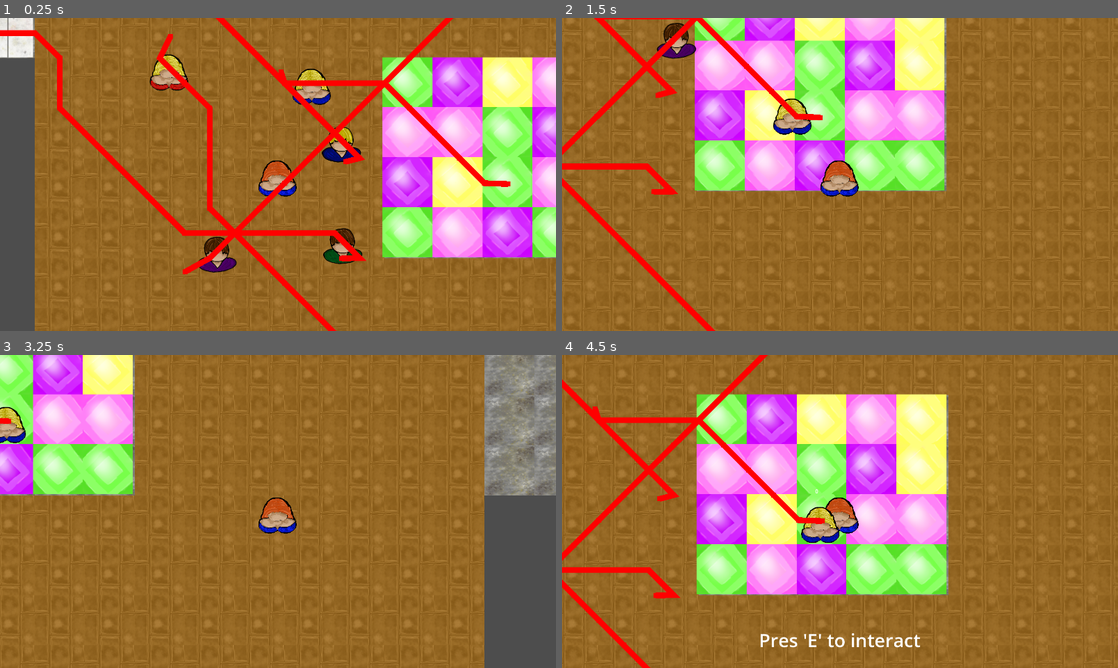
Above: before the commit, frames 1-4 (two rows, left to right).
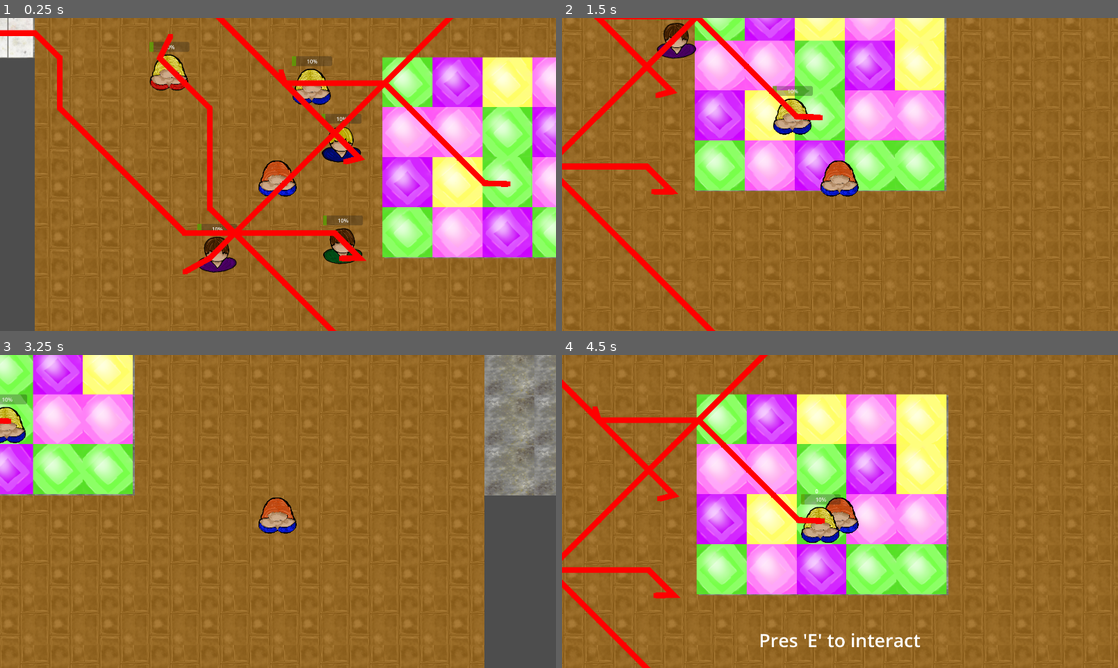
Above: after the commit, the same moments.

Repository: mntjams/game-jam-25-2
Game: Godot game, scene res://scenes/game.tscn
Same seed, same stepped clock (60 frames per second), same inputs: the game is played once before the commit and once after it. The engine's default icon, where the game draws it, is replaced by a stand-in: a white triangle on a blue panel in a dark square.
Inputs:
- Up to frame 1 (0.25 s): no input
- Up to frame 2 (1.5 s): hold D (right) 0.53-1.28 s; hold E (interact) 0.53-1.28 s; hold S (down) from 1.28 s (still down); tap Space (slots) at 1.35 s
- Up to frame 3 (3.25 s): release S (down) at 2.03 s; hold D (right) 2.03-2.78 s; tap Q at 2.1 s; hold W (up) from 2.78 s (still down); tap E (interact) at 2.85 s
- Up to frame 4 (4.5 s): release W (up) at 3.53 s; hold A (left) from 3.53 s (still down); tap Space (slots) at 3.6 s; tap Q at 4.35 s

The runs differ from the first frame. In frame 1, 0.9% of the frame differs, in the area x 26-66%, y 7-68%; in frame 2, 0.2%; in frame 3, 0.2%; in frame 4, 0.2%.

Commit message:
woman progressbar added

Diff:
--- a/scenes/woman.tscn
+++ b/scenes/woman.tscn
@@ -1,7 +1,10 @@
-[gd_scene load_steps=5 format=3 uid="uid://qoe1t1c24c7u"]
+[gd_scene load_steps=6 format=3 uid="uid://qoe1t1c24c7u"]
 
 [ext_resource type="Script" uid="uid://caxcmxtqm03ho" path="res://scripts/woman.gd" id="1_lbwyf"]
 [ext_resource type="Texture2D" uid="uid://w4w6bpl26l4a" path="res://assets/img/npc/woman/woman_blonde_blue.png" id="2_lbwyf"]
+
+[sub_resource type="StyleBoxFlat" id="StyleBoxFlat_lbwyf"]
+bg_color = Color(0.3764706, 0.69803923, 0, 0.6901961)
 
 [sub_resource type="CircleShape2D" id="CircleShape2D_lbwyf"]
 radius = 54.0
@@ -14,6 +17,14 @@
 
 [node name="Sprite2D" type="Sprite2D" parent="."]
 texture = ExtResource("2_lbwyf")
+
+[node name="ProgressBar" type="ProgressBar" parent="Sprite2D"]
+offset_left = -60.0
+offset_top = -80.0
+offset_right = 60.0
+offset_bottom = -50.0
+theme_override_styles/fill = SubResource("StyleBoxFlat_lbwyf")
+value = 10.0
 
 [node name="CollisionShape2D" type="CollisionShape2D" parent="."]
 position = Vector2(0, 11)
--- a/scripts/woman.gd
+++ b/scripts/woman.gd
@@ -14,6 +14,7 @@
 signal player_left(woman : InteractableWoman)
 
 @onready var interest_bar: Label = $InterestBar
+@onready var progress : ProgressBar = $Sprite2D/ProgressBar
 
 const INTEREST_LIMIT : float = 100.0
 var player_in_range: bool = false
@@ -63,6 +64,8 @@
 	var gained := interest_gained
 	#print(self," You cool dude, I am really interested")
 	interest = clamp(interest + gained, 0.0, 100.0)
+	var tween = get_tree().create_tween()
+	tween.tween_property(progress, "value", interest, 0.5)
 	if interest >= INTEREST_LIMIT:
 		print("I am going to final room now")
 		in_love = true
